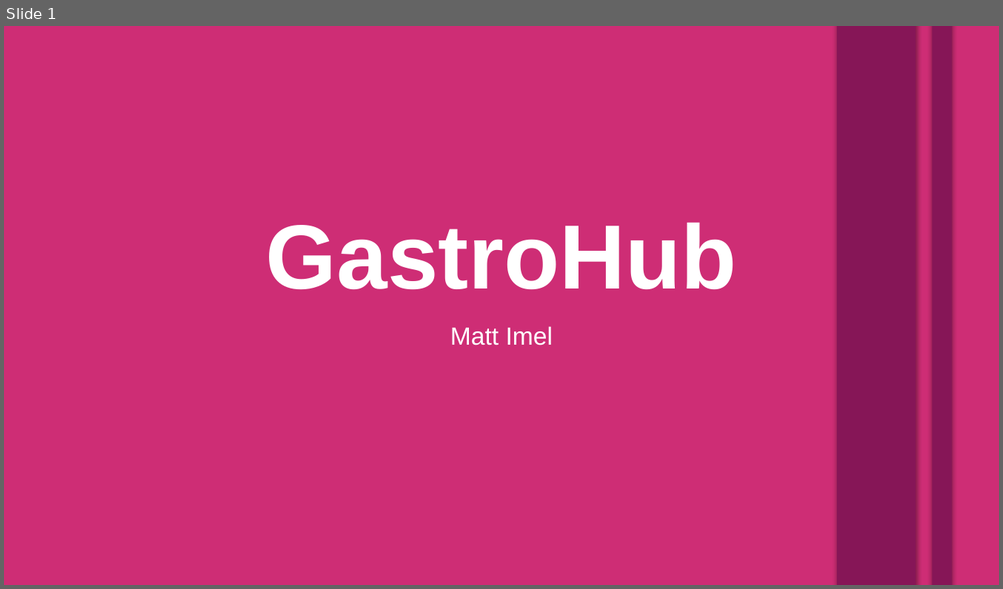
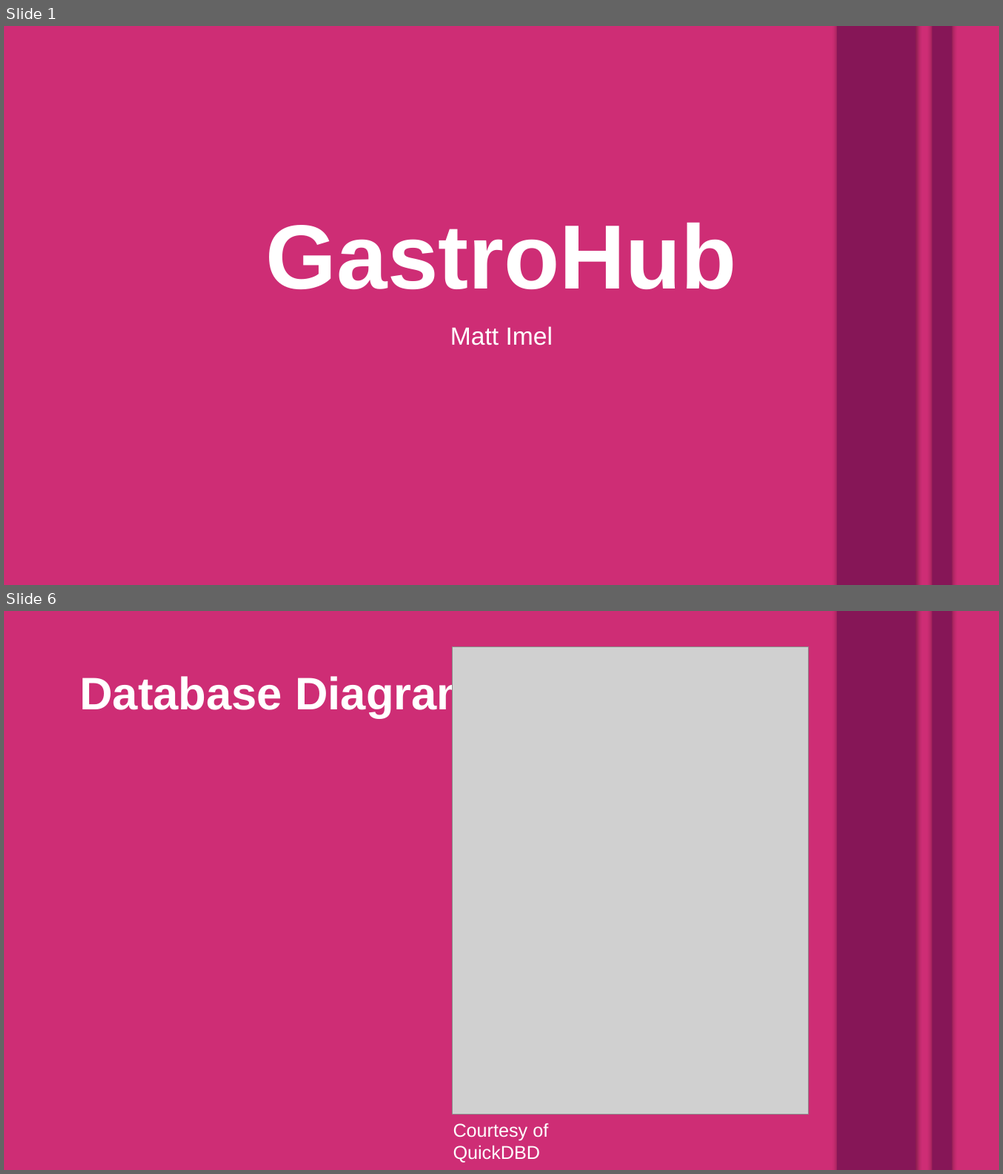
Before and after one commit to Mimel/KState-CIS598-FinalProject, a slide deck: FinalPresentation.pptx. Shown one above the other, each under a label of ours: slide 1 before the commit, slides 1 and 6 after it; the slides between them are not shown. The pictures are 1003x589 and 1003x1174 pixels, drawn with LibreOffice and Linux fonts; fonts in the diff are those of the drawing; grey boxes stand for pictures. Boxes give left, top, right and bottom in pixels: in the first picture for what was removed or moved away, otherwise in the second. Text is boxed around its words. In the diff, an @@ line names an element or a change of style, - is before the commit and + after.

```diff
--- a/FinalPresentation.pptx
+++ b/FinalPresentation.pptx
@@ slide 6 added at <box>4,611,999,1170</box>, background #CE2D75 @@
@@ rectangle added at <box>4,611,206,1170</box>, fill #CE2D75 @@
@@ rectangle added at <box>45,611,325,1170</box>, fill #CE2D75 @@
@@ rectangle added at <box>554,611,833,1170</box>, fill #CE2D75 @@
@@ rectangle added at <box>836,611,915,1170</box>, fill #861657 @@
@@ rectangle added at <box>932,611,952,1170</box>, fill #861657 @@
@@ picture added at <box>452,647,808,1116</box> @@
@@ text added at <box>79,672,477,718</box>, 44 pt, text #FFFFFF, bold @@
+Database Diagram
@@ text added at <box>453,1124,548,1163</box>, 18 pt, text #FFFFFF @@
+Courtesy of QuickDBD
```
Also in this commit, not shown: 11 slides changed, 1 other slide added, 1 slide removed, 11 other files.
